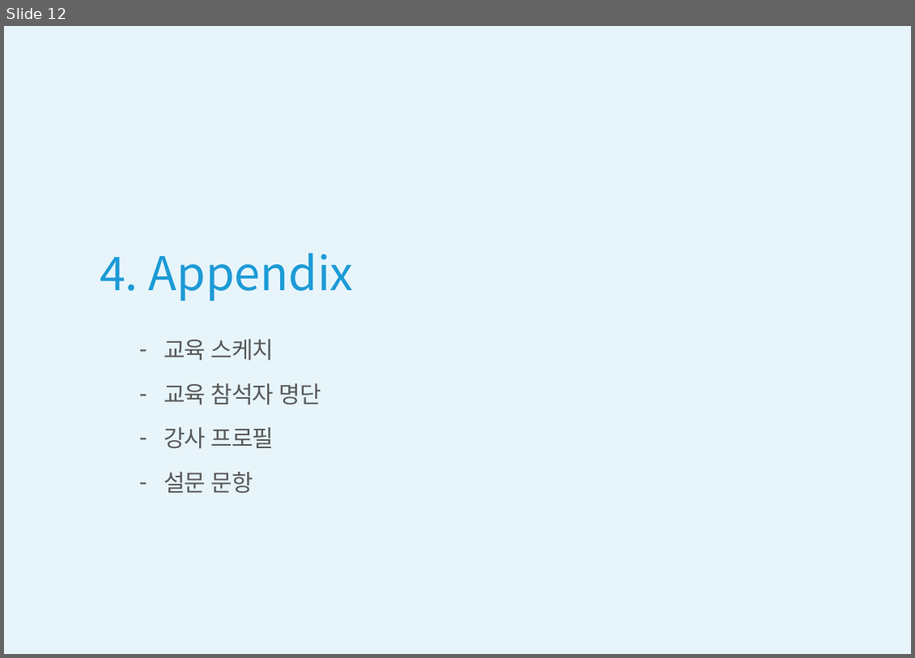
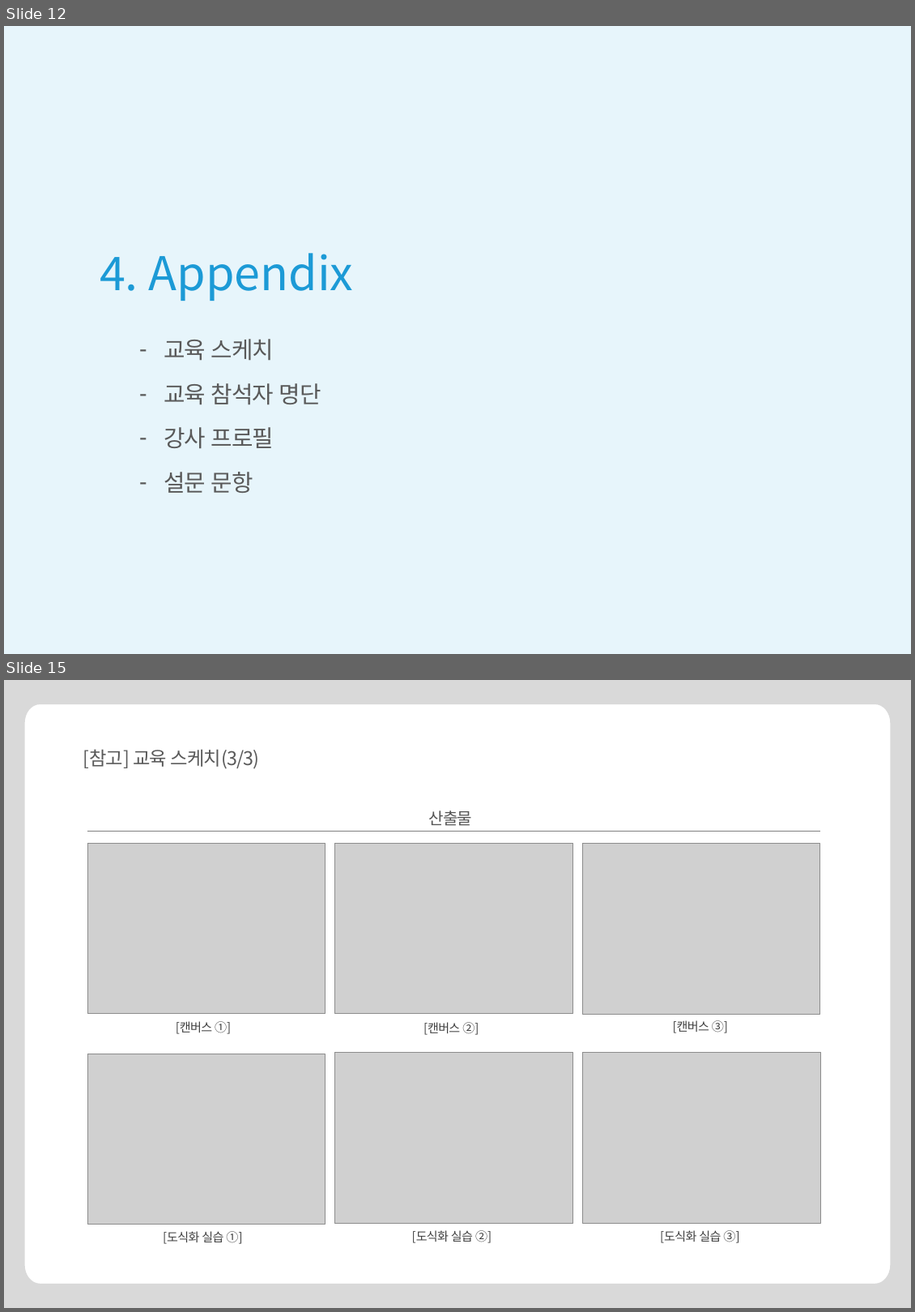
Before and after one commit to qkrtlwls123-a11y/Lam-automation, a slide deck: kai-template.pptx. Shown one above the other, each under a label of ours: slide 12 before the commit, slides 12 and 15 after it; the slides between them are not shown. The pictures are 915x658 and 915x1312 pixels, drawn with LibreOffice and Linux fonts; fonts in the diff are those of the drawing; grey boxes stand for pictures. Boxes give left, top, right and bottom in pixels: in the first picture for what was removed or moved away, otherwise in the second. Text is boxed around its words. In the diff, an @@ line names an element or a change of style, - is before the commit and + after.

```diff
--- a/kai-template.pptx
+++ b/kai-template.pptx
@@ slide 15 added at (x1=4, y1=680, x2=911, y2=1308), background #FFFFFF @@
@@ freeform shape added at (x1=4, y1=680, x2=911, y2=1308), fill #D9D9D9 @@
@@ title added at (x1=83, y1=749, x2=259, y2=769), 16.2 pt, text #595959 @@
+[참고] 교육 스케치(3/3)
@@ text added at (x1=429, y1=810, x2=472, y2=826), 14 pt, text #555555 @@
+산출물
@@ picture added at (x1=87, y1=844, x2=326, y2=1014) @@
@@ line added from (87, 831) to (820, 831), #808080 0.5 pt @@
@@ picture added at (x1=336, y1=844, x2=573, y2=1014) @@
@@ picture added at (x1=583, y1=844, x2=820, y2=1015) @@
@@ text added at (x1=176, y1=1021, x2=231, y2=1034), 10.5 pt, text #404040 @@
+[캔버스 ①]
@@ text added at (x1=424, y1=1022, x2=479, y2=1035), 10.5 pt, text #404040 @@
+[캔버스 ②]
@@ text added at (x1=673, y1=1020, x2=728, y2=1033), 10.5 pt, text #404040 @@
+[캔버스 ③]
@@ picture added at (x1=87, y1=1054, x2=326, y2=1224) @@
@@ picture added at (x1=336, y1=1053, x2=573, y2=1224) @@
@@ picture added at (x1=583, y1=1052, x2=820, y2=1223) @@
@@ text added at (x1=163, y1=1231, x2=242, y2=1244), 10.5 pt, text #404040 @@
+[도식화 실습 ①]
@@ text added at (x1=412, y1=1230, x2=492, y2=1243), 10.5 pt, text #404040 @@
+[도식화 실습 ②]
@@ text added at (x1=660, y1=1230, x2=739, y2=1243), 10.5 pt, text #404040 @@
+[도식화 실습 ③]
```
Also in this commit, not shown: 8 slides changed, 3 other slides added, 4 slides removed, 1 other file.
